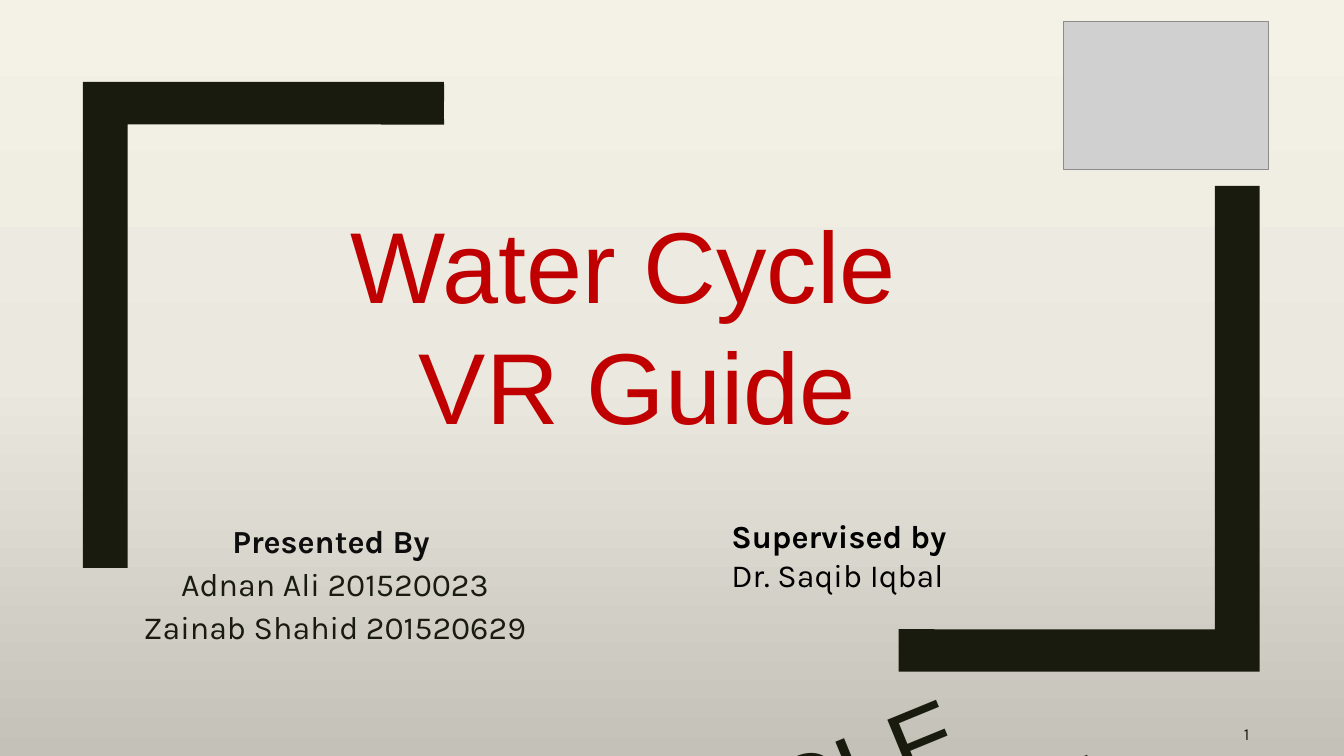
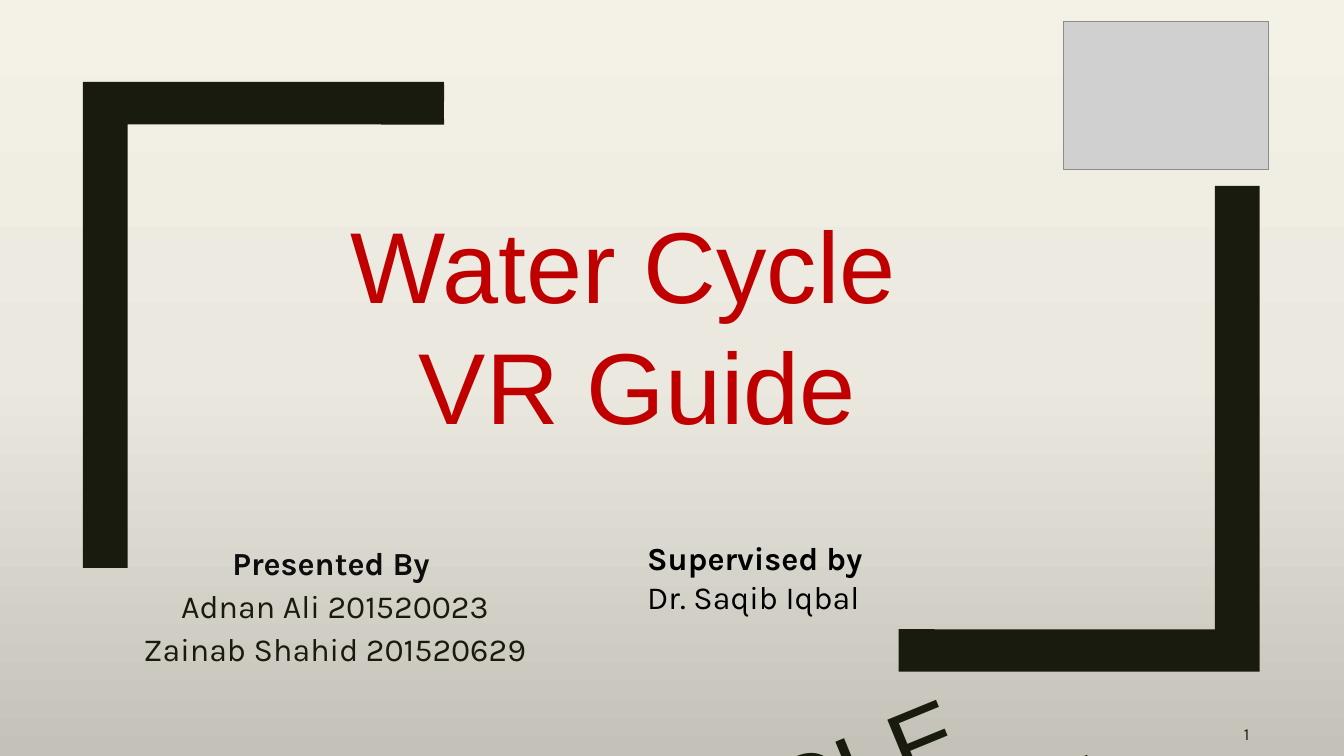
Before and after one commit to A-3li/Capstone, a slide deck: slide 1 of Capstone.pptx. Drawn at 1344x756 pixels with LibreOffice and Linux fonts; fonts in the diff are those of the drawing; grey boxes stand for pictures. Boxes give left, top, right and bottom in pixels: in the first picture for what was removed or moved away, otherwise in the second. Text is boxed around its words. In the diff, an @@ line names an element or a change of style, - is before the commit and + after.

```diff
--- a/Capstone.pptx
+++ b/Capstone.pptx
@@ subtitle "Presented By": place and size @@
-subtitle "Presented By" at bbox=[143, 531, 526, 640]
+subtitle "Presented By" at bbox=[143, 553, 526, 662]
@@ text "Supervised by": place and size @@
-text "Supervised by" at bbox=[731, 525, 946, 595]
+text "Supervised by" at bbox=[647, 547, 862, 617]
```
